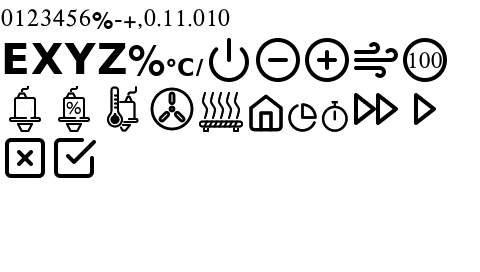
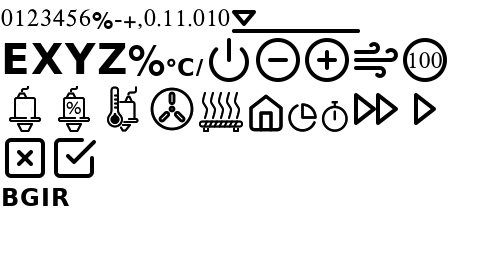
Layered file, before and after one edit (480×272). Changes by layer:
added group "011-icon-printer-icon-b" with 2 layers above "015-icon-printer-icon-e" over [3, 188, 18, 206]
added layer "B" in group "011-icon-printer-icon-b" over [3, 188, 18, 206]
added layer "B #1" in group "011-icon-printer-icon-b" over [3, 188, 18, 206]
painted on "E #1" over [4, 43, 27, 74]
added group "016-icon-printer-icon-g" with 2 layers above "018-icon-printer-icon-i" over [21, 188, 38, 206]
added layer "G" in group "016-icon-printer-icon-g" over [21, 188, 38, 206]
added layer "G #1" in group "016-icon-printer-icon-g" over [21, 188, 38, 206]
added group "018-icon-printer-icon-i" with 2 layers above "027-icon-printer-icon-r" over [43, 188, 48, 206]
added layer "I" in group "018-icon-printer-icon-i" over [43, 188, 48, 206]
added layer "I #1" in group "018-icon-printer-icon-i" over [43, 188, 48, 206]
added group "027-icon-printer-icon-r" with 2 layers above "034-icon-printer-icon-x" over [53, 188, 69, 206]
added layer "R" in group "027-icon-printer-icon-r" over [53, 188, 69, 206]
added layer "R #1" in group "027-icon-printer-icon-r" over [53, 188, 69, 206]
painted on "X #1" over [31, 43, 63, 74]
painted on "Y #1" over [64, 43, 96, 74]
painted on "Z #1" over [98, 43, 126, 74]
added group "073-icon-printer-icon-slider" with 2 layers above "074-icon-printer-icon-slider-line-128" over [232, 10, 256, 26]
added layer "slider" in group "073-icon-printer-icon-slider" over [232, 10, 256, 26]
added layer "slider copy" in group "073-icon-printer-icon-slider" over [232, 10, 256, 26]
added group "074-icon-printer-icon-slider-line-128" with 4 layers above "Layer" over [232, 29, 360, 33]
added layer "center" in group "074-icon-printer-icon-slider-line-128" over [236, 29, 357, 33]
added layer "065-icon-printer-slider-line-128 copy" in group "074-icon-printer-icon-slider-line-128" over [232, 29, 360, 33]
…and 2 more changes (2 added)
